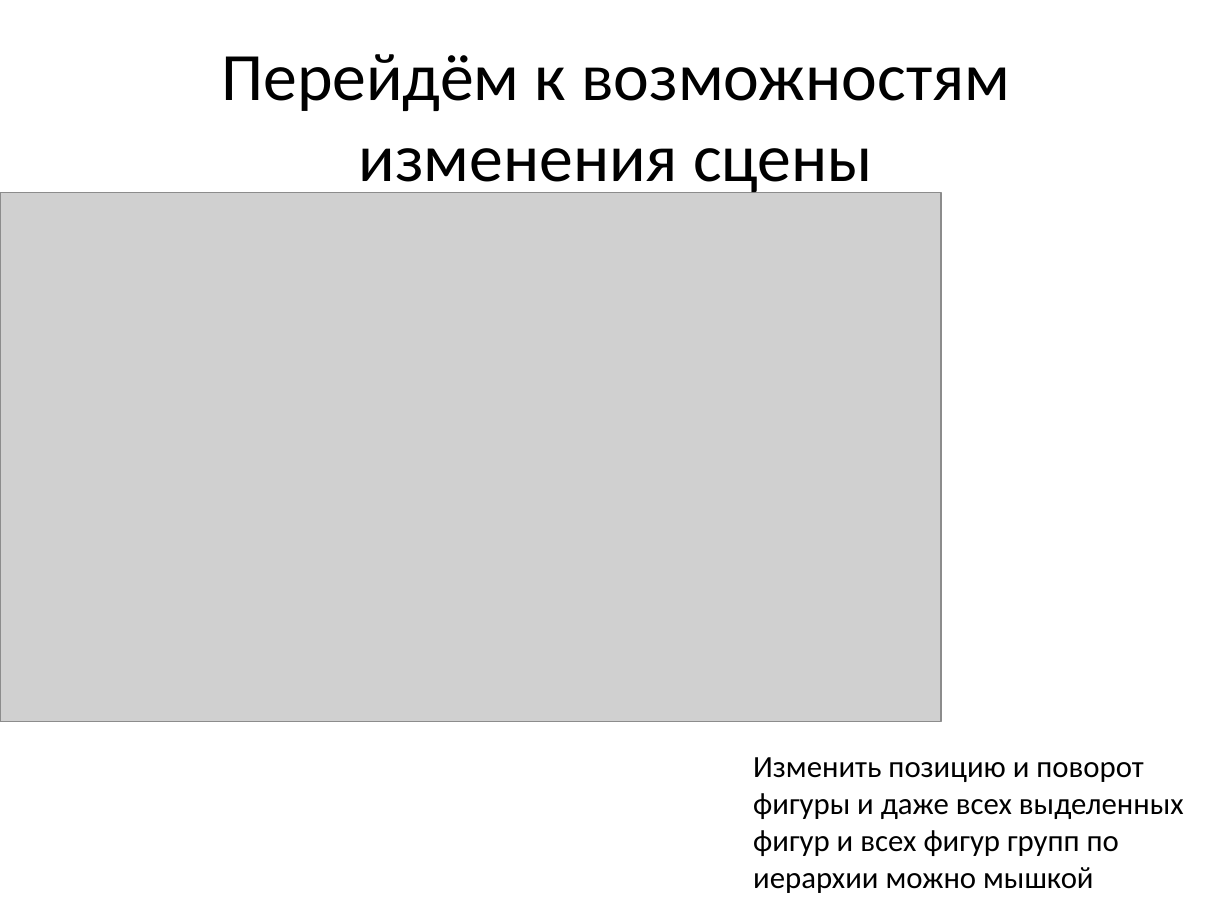
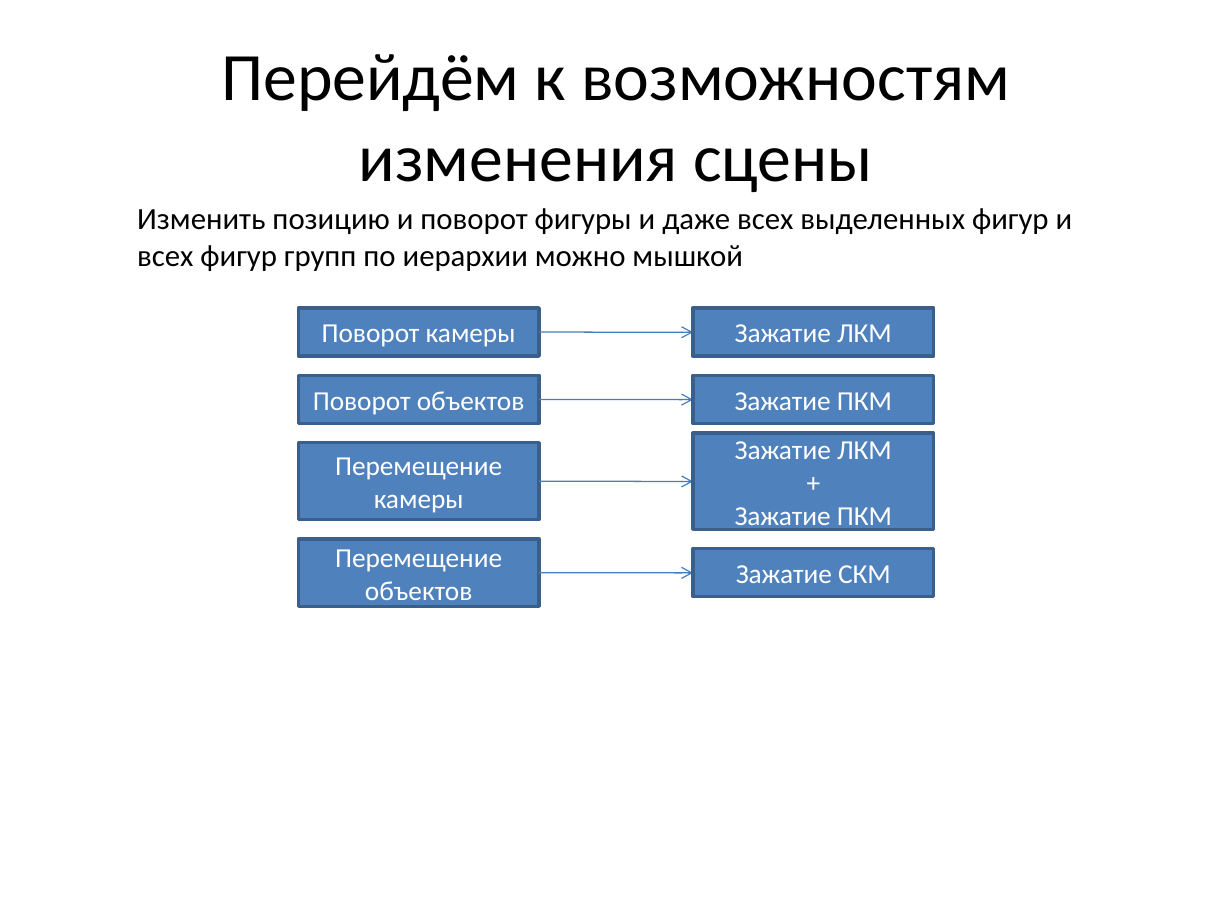
Before and after one commit to lomovoyPlayer/SDForge, a slide deck: slide 17 of SDForge/docs/SDForge Презентация.pptx. Drawn at 1232x924 pixels with LibreOffice and Linux fonts; fonts in the diff are those of the drawing; grey boxes stand for pictures. Boxes give left, top, right and bottom in pixels: in the first picture for what was removed or moved away, otherwise in the second. Text is boxed around its words. In the diff, an @@ line names an element or a change of style, - is before the commit and + after.

```diff
--- a/SDForge/docs/SDForge Презентация.pptx
+++ b/SDForge/docs/SDForge Презентация.pptx
@@ picture removed at (x1=0, y1=192, x2=941, y2=722) @@
@@ text "Изменить позицию и поворот фигуры ..." rewrapped from (x1=753, y1=757, x2=1184, y2=893) to (x1=137, y1=208, x2=1073, y2=271) @@
@@ rectangle added at (x1=298, y1=308, x2=538, y2=356), fill #4F81BD, outline #3A5F8C 2 pt, 16 pt, text #FFFFFF @@
+Поворот камеры
@@ rectangle added at (x1=694, y1=308, x2=934, y2=356), fill #4F81BD, outline #3A5F8C 2 pt, 16 pt, text #FFFFFF @@
+Зажатие ЛКМ
@@ arrow added from (538, 333) to (694, 333), #4B7EBC 0.75 pt @@
@@ rectangle added at (x1=298, y1=376, x2=538, y2=424), fill #4F81BD, outline #3A5F8C 2 pt, 16 pt, text #FFFFFF @@
+Поворот объектов
@@ rectangle added at (x1=694, y1=376, x2=934, y2=424), fill #4F81BD, outline #3A5F8C 2 pt, 16 pt, text #FFFFFF @@
+Зажатие ПКМ
@@ arrow added from (538, 399) to (694, 399), #4B7EBC 0.75 pt @@
@@ rectangle added at (x1=298, y1=442, x2=538, y2=520), fill #4F81BD, outline #3A5F8C 2 pt, 16 pt, text #FFFFFF @@
+Перемещение камеры
@@ rectangle added at (x1=694, y1=434, x2=934, y2=530), fill #4F81BD, outline #3A5F8C 2 pt, 16 pt, text #FFFFFF @@
+Зажатие ЛКМ
++
+Зажатие ПКМ
@@ arrow added from (538, 482) to (694, 482), #4B7EBC 0.75 pt @@
@@ rectangle added at (x1=298, y1=540, x2=538, y2=607), fill #4F81BD, outline #3A5F8C 2 pt, 16 pt, text #FFFFFF @@
+Перемещение объектов
@@ rectangle added at (x1=694, y1=548, x2=934, y2=596), fill #4F81BD, outline #3A5F8C 2 pt, 16 pt, text #FFFFFF @@
+Зажатие СКМ
@@ arrow added from (538, 573) to (694, 573), #4B7EBC 0.75 pt @@
```
Also in this commit, not shown: 11 other slides changed, 10 other files.
